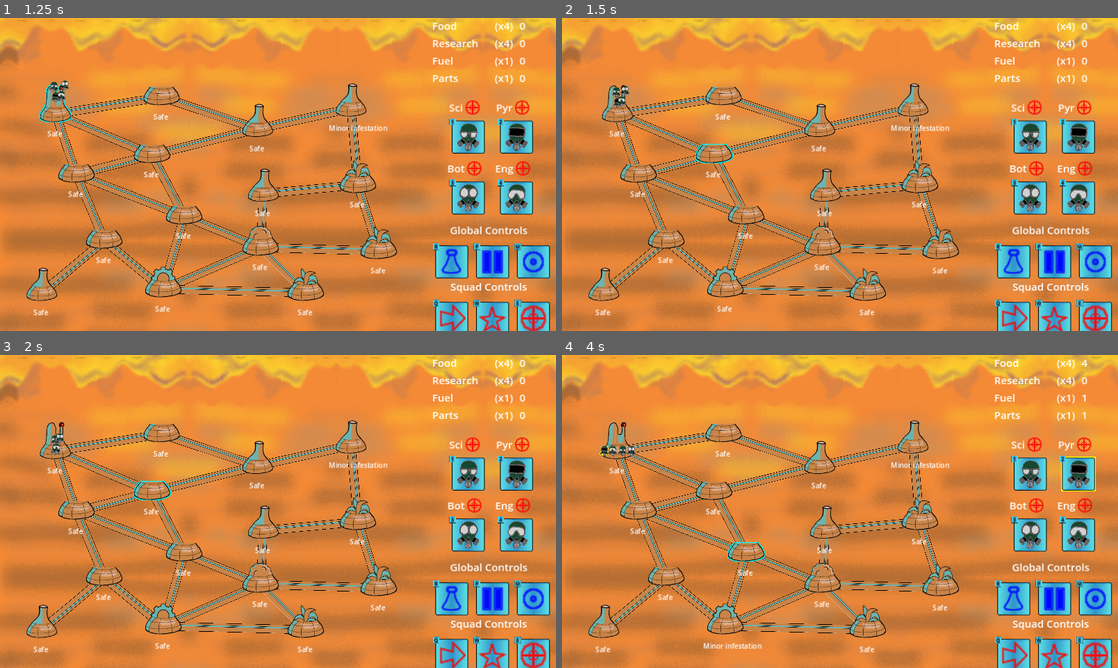
Above: before the commit, frames 1-4 (two rows, left to right).
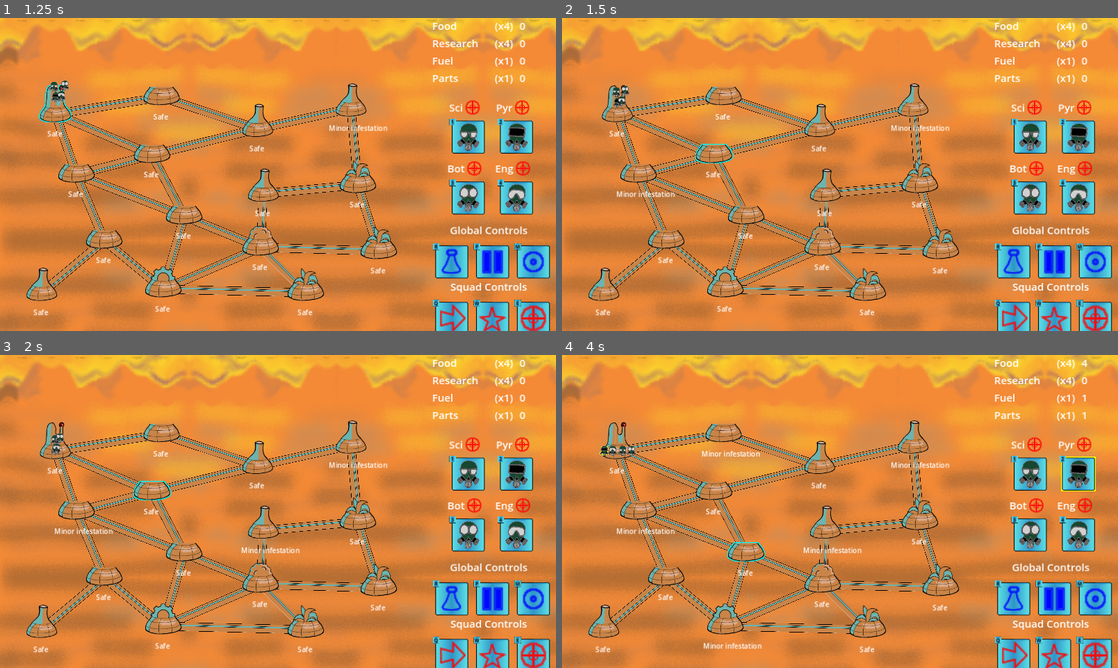
Above: after the commit, the same moments.

Repository: Aveli-games/contra-tentacula
Game: Godot game, scene res://main.tscn
The game is run twice, just before and just after one commit, with the same random seed, the same clock (stepped at 60 frames per second) and the same inputs.
Inputs (mouse positions are in pixels of both pictures, inside the frame that each line leads up to):
- Up to frame 1 (1.25 s): move the mouse to (55, 102) at 0.52 s; hold E (Fight) from 0.53 s (still down); click (55, 102) at 0.67 s
- Up to frame 2 (1.5 s): move the mouse to (712, 143) at 1.27 s; release E (Fight) at 1.28 s; tap Q (Move) at 1.35 s; click (712, 143) at 1.42 s
- Up to frame 3 (2 s): no input
- Up to frame 4 (4 s): move the mouse to (723, 423) at 2.02 s; hold W (Special) 2.03-2.78 s; click (723, 423) at 2.17 s; move the mouse to (639, 502) at 2.77 s; tap 1 (Squad1) at 2.85 s; click (639, 502) at 2.92 s; tap Enter at 3.5 s; move the mouse to (745, 542) at 3.52 s; hold 2 (Squad2) from 3.53 s (still down); click (745, 542) at 3.67 s

Frame 1 is identical in both runs. In frame 2, 0.1% of the frame differs, in the area x 9-21%, y 55-58%; in frame 3, 0.3%; in frame 4, 0.4%, in the area x 9-54%, y 30-64%.

Commit message:
First shot at infestation spawn scaling

Diff:
--- a/autoloads/Globals.gd
+++ b/autoloads/Globals.gd
@@ -11,7 +11,7 @@
 
 var BASE_DOME_INFESTATION_RATE = .05
 var BASE_CONNECTOR_INFESTATION_RATE = 0.075
-var BASE_INFESTATION_CHANCE = 0.008
+var BASE_INFESTATION_CHANCE = 0.0125
 const ROOTED_INFESTATION_CHANCE_MODIFIER = 0.13
 var RESEARCH_WIN_THRESHOLD = 300
 const DOME_REMAINING_LOSS_THRESHOLD = 5
@@ -41,6 +41,10 @@
 	ResourceType.RESEARCH: 0
 }
 
+var remaining_domes = 15
+var infested_domes = 0
+var cleanse_win_condition_unlocked = false
+
 func add_resource(type: ResourceType, change: float):
 	resources[type] += change
 	resource_updated.emit(type)
--- a/dome.gd
+++ b/dome.gd
@@ -4,6 +4,7 @@
 
 signal fully_infested
 signal infestation_removed
+signal infestation_spawned
 signal targeted
 signal production_changed
 signal lost
@@ -39,6 +40,7 @@
 		var random_roll = randf()
 		if random_roll < get_modified_infestation_chance() * delta:
 			infestation_percentage += 0.01
+			infestation_spawned.emit()
 
 	var progress_diff = infestation_percentage - %PopupInfestation.value/100
 	var progress_max_speed = 0.01
@@ -110,8 +112,8 @@
 	return Globals.BASE_DOME_INFESTATION_RATE * (1 + total_modifiers)
 
 func add_infestation_chance_modifier(modifier_id, chance):
-	if !infestation_chance_modifiers.has(modifier_id):
-		infestation_chance_modifiers[modifier_id] = chance
+	remove_infestation_chance_modifier(modifier_id)
+	infestation_chance_modifiers[modifier_id] = chance
 
 func remove_infestation_chance_modifier(modifier_id):
 	if infestation_chance_modifiers.has(modifier_id):
@@ -120,10 +122,13 @@
 		push_warning('Tried to remove missing chance modifier: ', modifier_id)
 
 func get_modified_infestation_chance():
+	if Globals.cleanse_win_condition_unlocked:
+		return 0
 	if infestation_chance_modifiers.is_empty():
 		return infestation_chance
 	var total_modifiers = infestation_chance_modifiers.values().reduce(sum)
-	return infestation_chance + total_modifiers
+
+	return (infestation_chance + total_modifiers)
 
 func sum(accum, number):
 	return accum + number
--- a/main.gd
+++ b/main.gd
@@ -5,8 +5,6 @@
 
 var selected_squad: Squad
 var selected_action: Globals.ActionType = Globals.ActionType.NONE
-var remaining_domes = 15
-var cleanse_win_condition_unlocked = false
 
 func _ready():
 	Globals.research_win.connect(_on_victory)
@@ -31,6 +29,7 @@
 		child.targeted.connect(_on_dome_targeted)
 		child.production_changed.connect(_on_dome_production_changed)
 		child.lost.connect(_on_dome_lost)
+		child.infestation_spawned.connect(_on_infestation_spawned)
 		child.infestation_removed.connect(_on_dome_cleansed)
 		if child == $Domes/Dome:
 			child.set_resource_type(Globals.ResourceType.FOOD)
@@ -107,21 +106,26 @@
 		$UI.add_resource_producer(dome.resource_type, -1)
 
 func _on_dome_lost(dome: Dome):
-	remaining_domes -= 1
+	Globals.remaining_domes -= 1
 
 	# If HQ lost, game over. If we hit the dome loss threshold, game over
-	if dome == $Domes/Dome || remaining_domes <= Globals.DOME_REMAINING_LOSS_THRESHOLD:
+	if dome == $Domes/Dome || Globals.remaining_domes <= Globals.DOME_REMAINING_LOSS_THRESHOLD:
 		game_over.emit()
 
 func _on_dome_cleanse_win_timer_timeout():
-	cleanse_win_condition_unlocked = true
+	Globals.cleanse_win_condition_unlocked = true
+
+func _on_infestation_spawned():
+	Globals.infested_domes += 1
+	for dome in $Domes.get_children():
+		dome.add_infestation_chance_modifier(self, (Globals.BASE_INFESTATION_CHANCE * (1 - float(Globals.infested_domes) / Globals.remaining_domes)))
 
 func _on_dome_cleansed():
-	# Check for cleanse win condition after 3 minutes
-	if cleanse_win_condition_unlocked:
-		for dome in $Domes.get_children():
-			if dome.infestation_stage > Globals.InfestationStage.UNINFESTED:
-				return
+	if Globals.infested_domes > 0:
+		Globals.infested_domes -= 1
+
+	# Check for cleanse win condition after cleanse win condition timeout
+	if Globals.cleanse_win_condition_unlocked && Globals.infested_domes == 0:
 		victory.emit()
 
 func _on_victory():
--- a/main.tscn
+++ b/main.tscn
@@ -17,7 +17,7 @@
 texture = ExtResource("2_mx7vp")
 
 [node name="DomeCleanseWinTimer" type="Timer" parent="."]
-wait_time = 360.0
+wait_time = 60.0
 one_shot = true
 autostart = true
 
